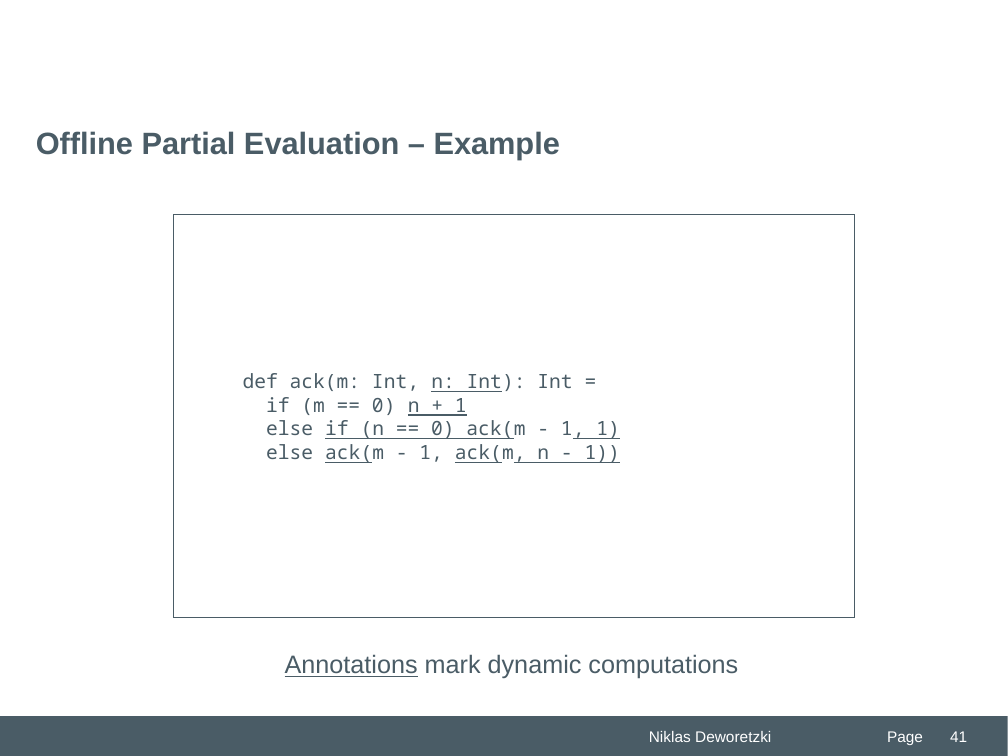
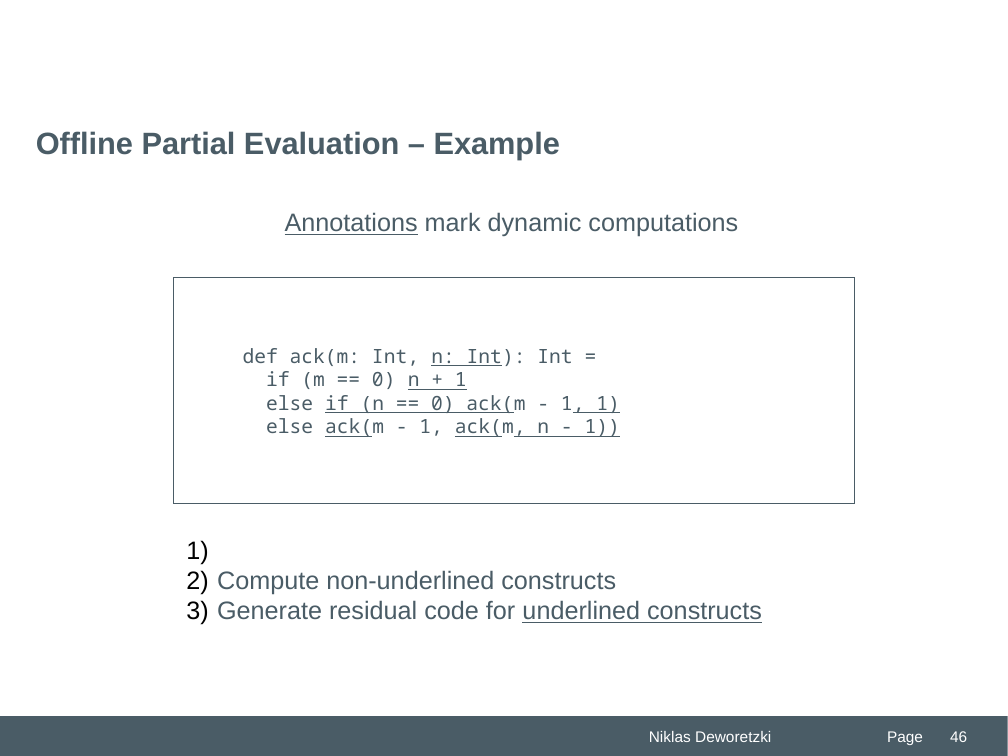
Before and after one commit to Niklas-Deworetzki/thm-masterseminar, a slide deck: slide 46 of paper/presentation/THM-Praesentation-FB06-MNI.odp (slide 41 before the commit). Drawn at 1008x756 pixels with LibreOffice and Linux fonts; fonts in the diff are those of the drawing; background and template pictures are left out. Boxes give left, top, right and bottom in pixels: in the first picture for what was removed or moved away, otherwise in the second. Text is boxed around its words. In the diff, an @@ line names an element or a change of style, - is before the commit and + after.

```diff
--- a/paper/presentation/THM-Praesentation-FB06-MNI.odp
+++ b/paper/presentation/THM-Praesentation-FB06-MNI.odp
@@ text "Annotations mark dynamic computations": place and size @@
-text "Annotations mark dynamic computations" at [285, 654, 738, 679]
+text "Annotations mark dynamic computations" at [285, 212, 738, 237]
@@ rectangle "def ack(m: Int, n: Int): ...": place and size @@
-rectangle "def ack(m: Int, n: Int): ..." at [173, 215, 854, 618]
+rectangle "def ack(m: Int, n: Int): ..." at [173, 277, 854, 504]
@@ text added at [217, 570, 762, 623], 18 pt, text #4A5C66 @@
+1) Compute non-underlined constructs
+2) Generate residual code for underlined constructs
@@ page number at [950, 731, 967, 742]: text changed @@
-41
+46
```
Also in this commit, not shown: 5 other slides changed, 6 slides added, 2 other files.
